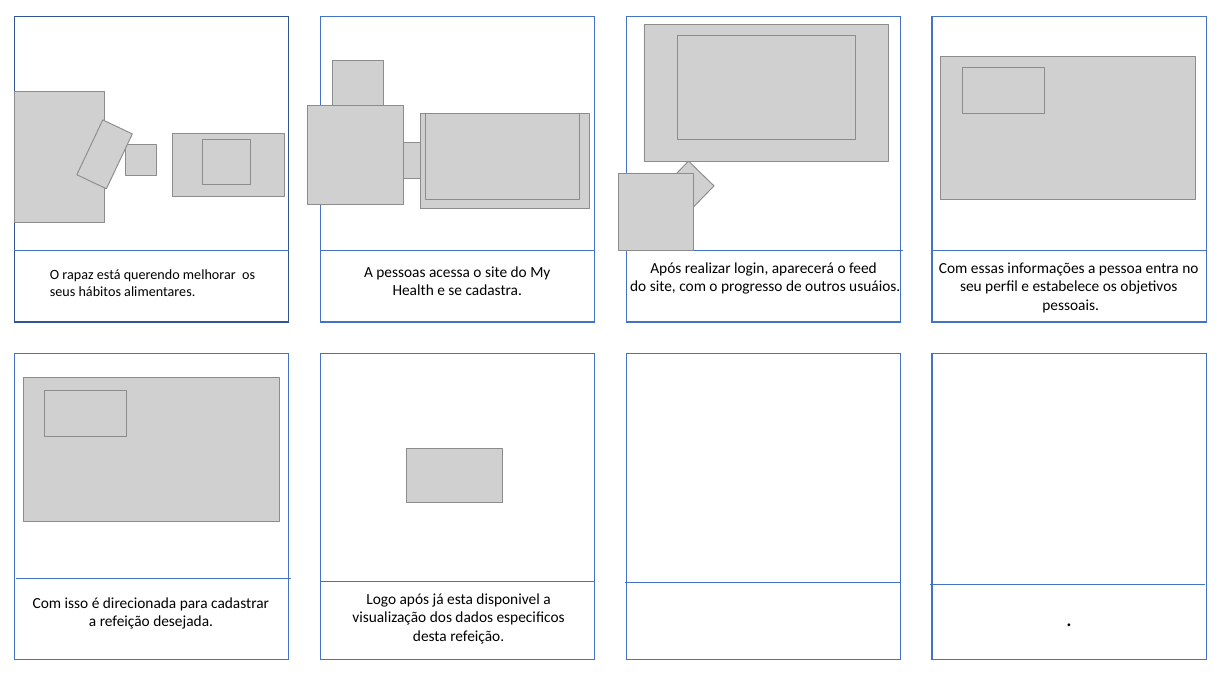
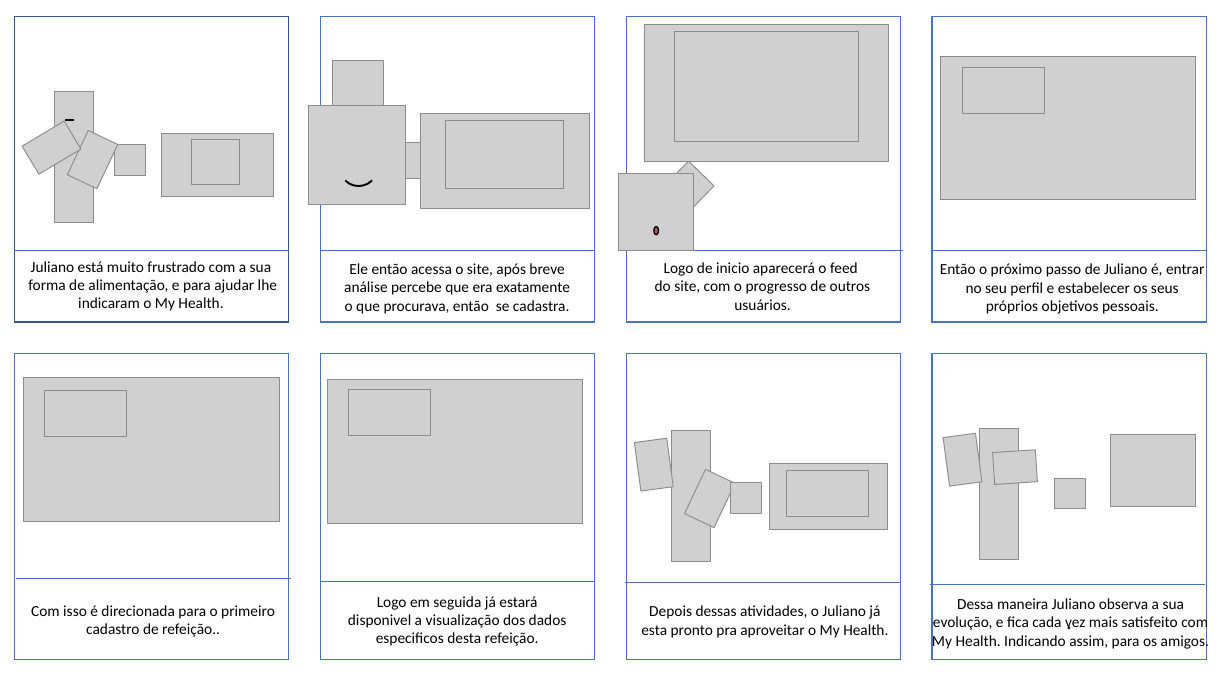
Before and after one commit to mileneoliveira/grupo04-react-web, a slide deck: slide 1 of Documentação/Documentação_Teorica/StoryboardMH.pptx. Drawn at 1232x693 pixels with LibreOffice and Linux fonts; fonts in the diff are those of the drawing; grey boxes stand for pictures. Boxes give left, top, right and bottom in pixels: in the first picture for what was removed or moved away, otherwise in the second. Text is boxed around its words. In the diff, an @@ line names an element or a change of style, - is before the commit and + after.

Commit message:
Storyboard atualizado
Storyboard atualizado

```diff
--- a/Documentação/Documentação_Teorica/StoryboardMH.pptx
+++ b/Documentação/Documentação_Teorica/StoryboardMH.pptx
@@ picture: place and size @@
-picture at [678, 36, 856, 140]
+picture at [675, 31, 860, 141]
@@ picture: place and size @@
-picture at [15, 91, 104, 222]
+picture at [55, 91, 93, 222]
@@ picture added at [22, 121, 81, 174] @@
@@ line added from (65, 120) to (74, 120), #000000 1.5 pt @@
@@ picture: place and size @@
-picture at [76, 120, 132, 189]
+picture at [67, 130, 117, 188]
@@ 3 pictures: place and size @@
-3 pictures at [126, 133, 286, 196]
+3 pictures at [115, 133, 274, 196]
@@ arc (boxed as its full ellipse) added at [333, 141, 386, 194], outline #000000 1.5 pt @@
@@ picture: place and size @@
-picture at [426, 114, 580, 201]
+picture at [445, 120, 564, 189]
@@ ellipse added at [654, 226, 659, 235], fill #A45E43, outline #000000 1 pt @@
@@ text at [28, 261, 277, 311]: text changed; size 11 to 12 pt @@
-O rapaz está querendo melhorar os
-seus hábitos alimentares.
+Juliano está muito frustrado com a sua
+forma de alimentação, e para ajudar lhe indicaram o My Health.
@@ text at [344, 263, 570, 314]: text changed @@
-A pessoas acessa o site do My Health e se cadastra.
+Ele então acessa o site, após breve análise percebe que era exatamente o que procurava, então se cadastra.
@@ text at [655, 262, 871, 310]: text changed @@
-Após realizar login, aparecerá o feed
-do site, com o progresso de outros usuáios.
+Logo de inicio aparecerá o feed
+do site, com o progresso de outros usuários.
@@ text at [940, 263, 1204, 314]: text changed @@
-Com essas informações a pessoa entra no
-seu perfil e estabelece os objetivos
-pessoais.
+Então o próximo passo de Juliano é, entrar
+no seu perfil e estabelecer os seus próprios objetivos pessoais.
@@ picture: place and size @@
-picture at [407, 448, 503, 502]
+picture at [328, 380, 583, 523]
@@ picture added at [348, 390, 431, 436] @@
@@ picture added at [635, 438, 673, 491] @@
@@ picture added at [672, 431, 711, 561] @@
@@ picture added at [943, 433, 982, 486] @@
@@ picture added at [980, 429, 1019, 559] @@
@@ picture added at [993, 449, 1038, 484] @@
@@ picture added at [1111, 434, 1196, 506] @@
@@ picture added at [684, 470, 734, 528] @@
@@ picture added at [770, 463, 887, 529] @@
@@ picture added at [787, 470, 870, 517] @@
@@ picture added at [1055, 478, 1085, 508] @@
@@ picture added at [731, 482, 762, 513] @@
@@ text at [348, 596, 567, 646]: text changed @@
-Logo após já esta disponivel a visualização dos dados especificos desta refeição.
+Logo em seguida já estará disponivel a visualização dos dados especificos desta refeição.
@@ text added at [932, 598, 1209, 651], 12 pt, text #000000 @@
+Dessa maneira Juliano observa a sua evolução, e fica cada vez mais satisfeito com My Health. Indicando assim, para os amigos.
@@ text at [31, 605, 275, 637]: text changed @@
-Com isso é direcionada para cadastrar
-a refeição desejada.
+Com isso é direcionada para o primeiro cadastro de refeição..
@@ text added at [641, 605, 888, 638], 12 pt, text #000000 @@
+Depois dessas atividades, o Juliano já esta pronto pra aproveitar o My Health.
```
